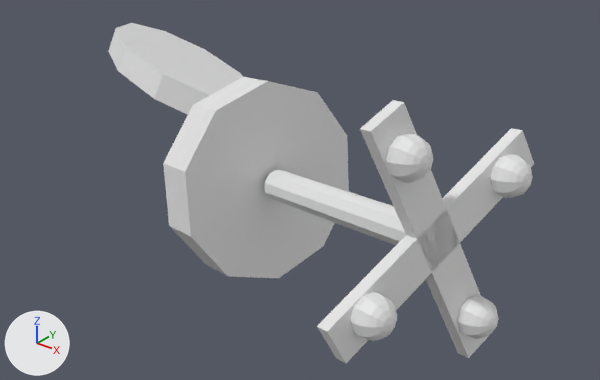
The OBJ model resources/models/Normalized/NonWheelChair/m806.obj as it was, and as the next commit left it.
The view is the same before and after, from a 50 mm lens placed at (0.842, -0.982, 0.559), pointed at (0.045, 0.014, -0.059). Lighting does not change. The marker at lower left points along +X, +Y and +Z. Where no turn or scale is listed for an object, it has been applied to the vertices.

Names of what the first picture shows: 'm806'.
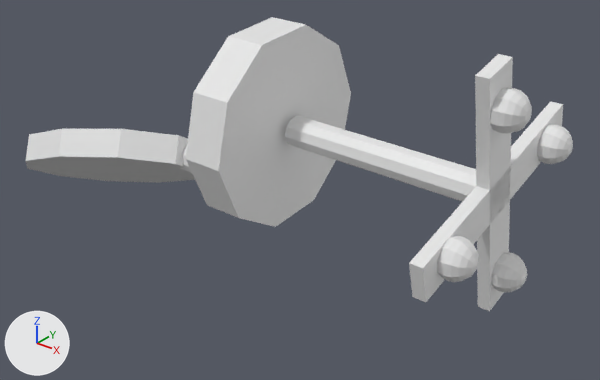
Location of each change, [x1, y1, x2, y2] in pixels of the pictures (600 x 380 px; the box of a moved part takes in the faces that stretch with it):
'm806', reshaped (28% wider, 13% shorter): before [108, 23, 534, 363]; after [26, 17, 573, 311]
part 1 of me_m806, moved or reshaped: before [108, 23, 243, 115]; after [26, 129, 195, 183]
part 2 of me_m806, moved or reshaped: before [163, 77, 349, 278]; after [186, 17, 351, 227]
part 3 of me_m806, moved or reshaped (not visible before): after [179, 146, 192, 173]
part 4 of me_m806, moved or reshaped: before [265, 170, 406, 245]; after [285, 115, 476, 202]
part 5 of me_m806, moved or reshaped: before [360, 100, 489, 358]; after [475, 54, 513, 311]
part 6 of me_m806, moved or reshaped: before [317, 128, 534, 363]; after [409, 101, 563, 302]
part 7 of me_m806, moved or reshaped: before [350, 292, 397, 341]; after [537, 124, 573, 164]
part 8 of me_m806, added: after [490, 88, 532, 134]
part 9 of me_m806, added: after [491, 252, 527, 293]
part 10 of me_m806, added: after [437, 235, 479, 282]
part 11 of me_m806, deleted: before [386, 134, 433, 183]
part 12 of me_m806, deleted: before [457, 295, 499, 339]
part 13 of me_m806, deleted: before [490, 154, 533, 198]

What the commit changed:
me_m806 is used by ob_m806; location (0.0, 0.0, 0.0).
me_m806 had 5487 vertices, 10930 faces and spanned x -0.544..0.456, y -0.306..0.268, z -0.223..0.213.
me_m806 now has 4985 vertices, 9926 faces and spans x -0.556..0.444, y -0.182..0.231, z -0.192..0.244.
me_m806 part 1: the loose piece of 41 vertices spanning x -0.544..-0.149, y -0.019..0.268, z -0.034..0.121 is multiplied about the mesh origin by the matrix ((0.972, -0.238, 0.138), (-0.215, -0.973, -0.162), (0.172, 0.127, -0.987)).
me_m806 part 2: the loose piece of 29 vertices spanning x -0.099..0.064, y -0.186..0.159, z -0.223..0.129 is multiplied about the mesh origin by the matrix ((0.972, -0.238, 0.138), (-0.215, -0.973, -0.162), (0.172, 0.127, -0.987)).
me_m806 part 3: the loose piece of 36 vertices spanning x -0.2..-0.039, y 0.007..0.092, z -0.006..0.068 is multiplied about the mesh origin by the matrix ((0.972, -0.238, 0.138), (-0.215, -0.973, -0.162), (0.172, 0.127, -0.987)).
me_m806 part 4: the loose piece of 40 vertices spanning x 0.019..0.375, y -0.133..0.0, z -0.066..0.039 is multiplied about the mesh origin by the matrix ((0.972, -0.238, 0.138), (-0.215, -0.973, -0.162), (0.172, 0.127, -0.987)).
me_m806 part 5: the loose piece of 15 vertices spanning x 0.312..0.434, y -0.209..-0.01, z -0.185..0.213 is multiplied about the mesh origin by the matrix ((0.972, -0.238, 0.138), (-0.215, -0.973, -0.162), (0.172, 0.127, -0.987)).
me_m806 part 6: the loose piece of 11 vertices spanning x 0.324..0.422, y -0.306..0.087, z -0.098..0.126 is multiplied about the mesh origin by the matrix ((0.972, -0.238, 0.138), (-0.215, -0.973, -0.162), (0.172, 0.127, -0.987)).
me_m806 part 7: the loose piece of 1442 vertices spanning x 0.339..0.4, y -0.275..-0.214, z -0.069..-0.01 is multiplied about the mesh origin by the matrix ((0.972, -0.238, 0.138), (-0.215, -0.973, -0.162), (0.172, 0.127, -0.987)).
me_m806 part 8: a new loose piece of 1235 vertices spanning x 0.382..0.444, y -0.041..0.019, z 0.146..0.208.
me_m806 part 9: a new loose piece of 1144 vertices spanning x 0.379..0.441, y 0.03..0.09, z -0.136..-0.074.
me_m806 part 10: a new loose piece of 992 vertices spanning x 0.38..0.442, y -0.147..-0.087, z -0.03..0.031.
me_m806 part 11: the loose piece of 1405 vertices spanning x 0.329..0.39, y -0.196..-0.135, z 0.118..0.177 is deleted.
me_m806 part 12: the loose piece of 1310 vertices spanning x 0.395..0.456, y -0.094..-0.033, z -0.143..-0.084 is deleted.
me_m806 part 13: the loose piece of 1158 vertices spanning x 0.385..0.446, y -0.015..0.046, z 0.044..0.103 is deleted.
